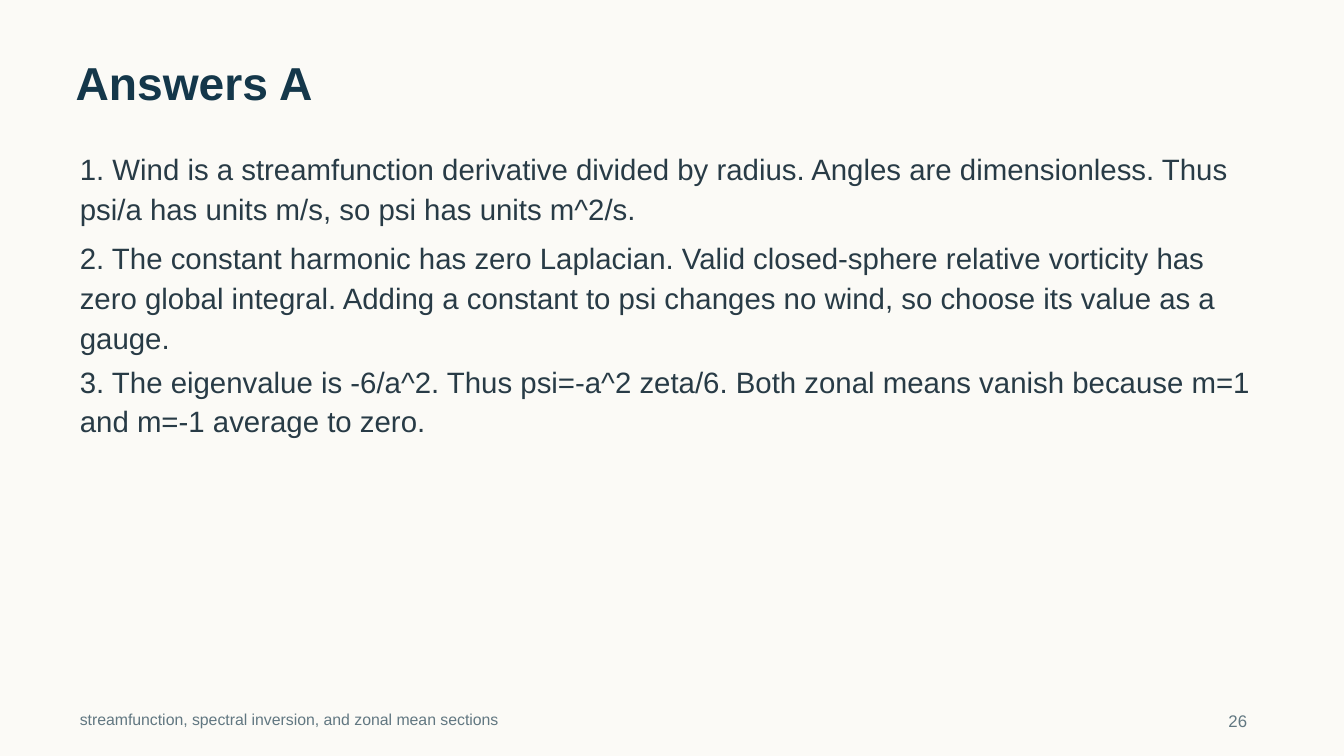
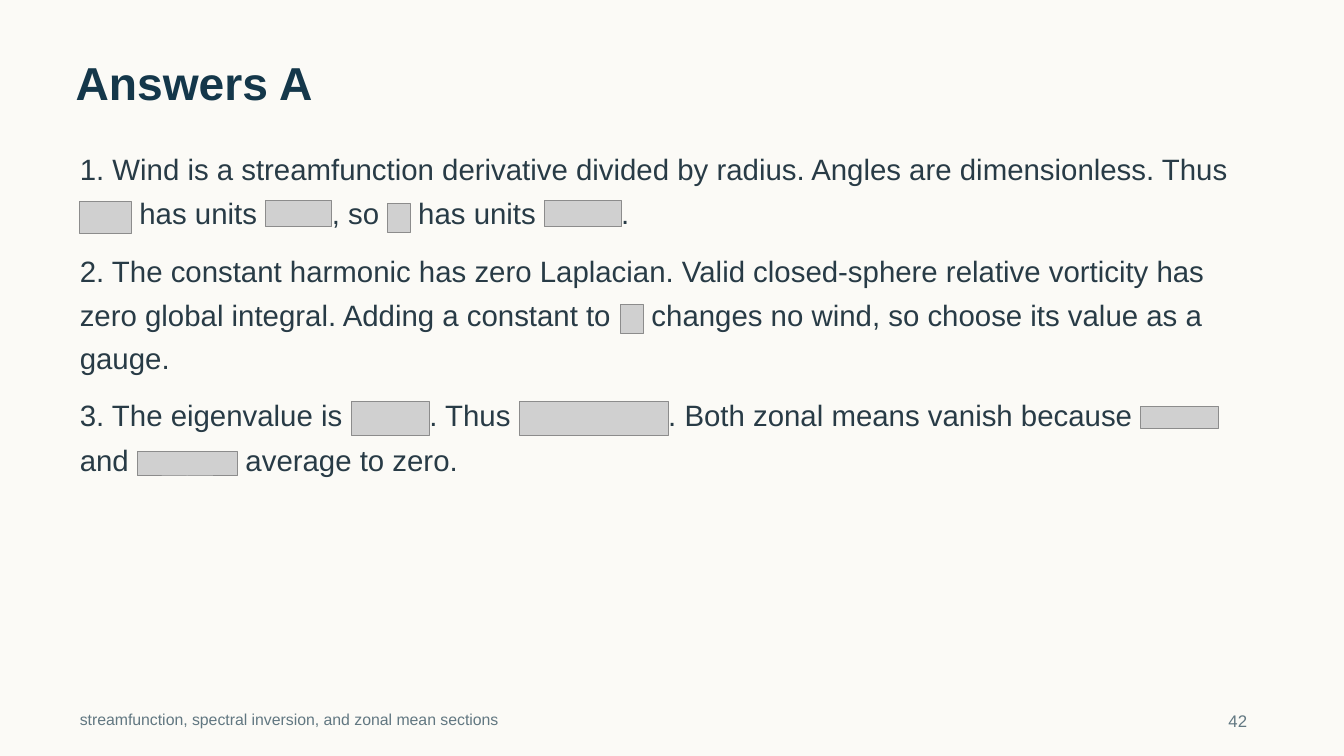
Before and after one commit to tglanz/climatology, a slide deck: slide 42 of presentations/bve-harmonics-sfno/bve-harmonics-sfno.pptx (slide 26 before the commit). Drawn at 1344x756 pixels with LibreOffice and Linux fonts; fonts in the diff are those of the drawing; grey boxes stand for pictures. Boxes give left, top, right and bottom in pixels: in the first picture for what was removed or moved away, otherwise in the second. Text is boxed around its words. In the diff, an @@ line names an element or a change of style, - is before the commit and + after.

```diff
--- a/presentations/bve-harmonics-sfno/bve-harmonics-sfno.pptx
+++ b/presentations/bve-harmonics-sfno/bve-harmonics-sfno.pptx
@@ text at (80, 158, 1227, 186): text changed @@
-1. Wind is a streamfunction derivative divided by radius. Angles are dimensionless. Thus psi/a has units m/s, so psi has units m^2/s.
+1. Wind is a streamfunction derivative divided by radius. Angles are dimensionless. Thus
@@ picture added at (80, 202, 131, 234) @@
@@ text added at (139, 202, 257, 225), 21 pt, text #283B46 @@
+has units
@@ picture added at (265, 201, 332, 227) @@
@@ text added at (348, 208, 379, 225), 21 pt, text #283B46 @@
+, so
@@ picture added at (387, 204, 409, 233) @@
@@ text added at (418, 202, 536, 225), 21 pt, text #283B46 @@
+has units
@@ picture added at (544, 201, 622, 227) @@
@@ text added at (621, 191, 633, 235), 21 pt, text #283B46 @@
+.
@@ text at (80, 260, 1204, 288): text changed @@
-2. The constant harmonic has zero Laplacian. Valid closed-sphere relative vorticity has zero global integral. Adding a constant to psi changes no wind, so choose its value as a gauge.
+2. The constant harmonic has zero Laplacian. Valid closed-sphere relative vorticity has
@@ text added at (80, 304, 610, 331), 21 pt, text #283B46 @@
+zero global integral. Adding a constant to
@@ picture added at (621, 306, 643, 335) @@
@@ text added at (651, 304, 1202, 331), 21 pt, text #283B46 @@
+changes no wind, so choose its value as a
@@ text added at (80, 353, 170, 375), 21 pt, text #283B46 @@
+gauge.
@@ text removed at (80, 371, 1250, 438) @@
-3. The eigenvalue is -6/a^2. Thus psi=-a^2 zeta/6. Both zonal means vanish because m=1 and m=-1 average to zero.
@@ text added at (80, 404, 342, 431), 21 pt, text #283B46 @@
+3. The eigenvalue is
@@ picture added at (351, 402, 430, 436) @@
@@ text added at (445, 404, 510, 427), 21 pt, text #283B46 @@
+. Thus
@@ picture added at (519, 402, 668, 436) @@
@@ text added at (685, 404, 1132, 427), 21 pt, text #283B46 @@
+. Both zonal means vanish because
@@ picture added at (1141, 406, 1220, 427) @@
@@ text added at (80, 449, 129, 472), 21 pt, text #283B46 @@
+and
@@ picture added at (137, 452, 237, 476) @@
@@ text added at (245, 452, 457, 477), 21 pt, text #283B46 @@
+average to zero.
@@ text at (1228, 715, 1247, 727): text changed @@
-26
+42
```
Also in this commit, not shown: 28 other slides changed, 19 slides added, 1 slide removed, 4 other files.
